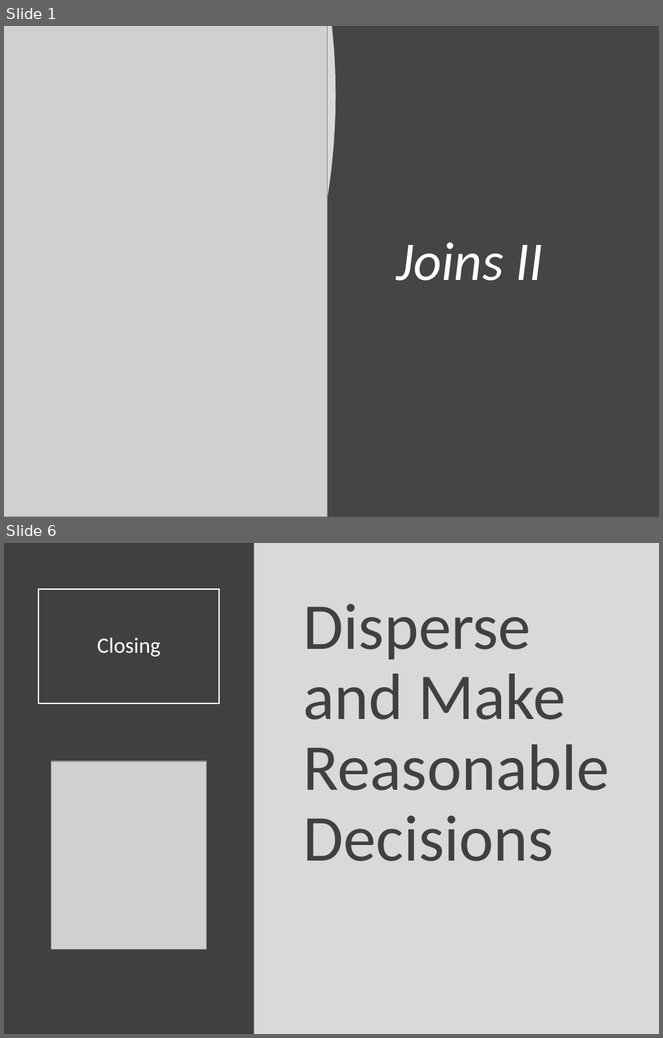
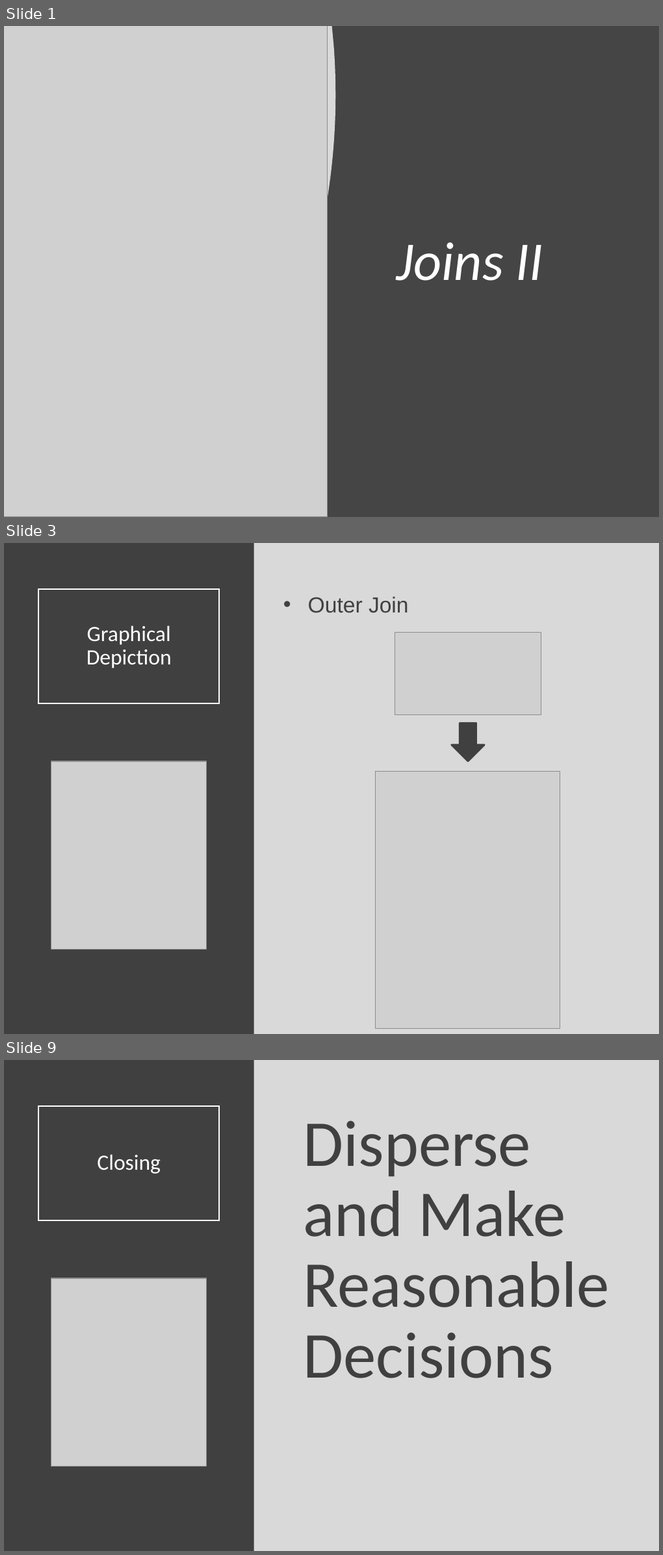
Before and after one commit to SuperMarioGiacomazzo/STOR320_WEBSITE, a slide deck: Lecture/Joins 2/Joins_2_Lecture.pptx. Shown one above the other, each under a label of ours: slides 1 and 6 before the commit, slides 1, 3 and 9 after it; the slides between them are not shown. The pictures are 663x1038 and 663x1555 pixels, drawn with LibreOffice and Linux fonts; fonts in the diff are those of the drawing; grey boxes stand for pictures. Boxes give left, top, right and bottom in pixels: in the first picture for what was removed or moved away, otherwise in the second. Text is boxed around its words. In the diff, an @@ line names an element or a change of style, - is before the commit and + after.

```diff
--- a/Lecture/Joins 2/Joins_2_Lecture.pptx
+++ b/Lecture/Joins 2/Joins_2_Lecture.pptx
@@ slide 3 added at (4,543,659,1034), background #D9D9D9 @@
@@ rectangle added at (4,543,254,1034), fill #404040 @@
@@ title added at (38,589,220,704), outline #FFFFFF 1.5 pt, 24 pt, text #FFFFFF @@
+Graphical Depiction
@@ text added at (308,596,409,613), 24 pt, text #404040 @@
+• Outer Join
@@ picture added at (395,632,542,715) @@
@@ down arrow added at (451,723,484,761), fill #404040, outline #404040 2 pt @@
@@ picture added at (51,761,206,949) @@
@@ picture added at (376,772,560,1029) @@
@@ what was slide 6 is now slide 9 @@
```
Also in this commit, not shown: 1 slide changed, 5 other slides added, 3 slides removed, 3 other files.
